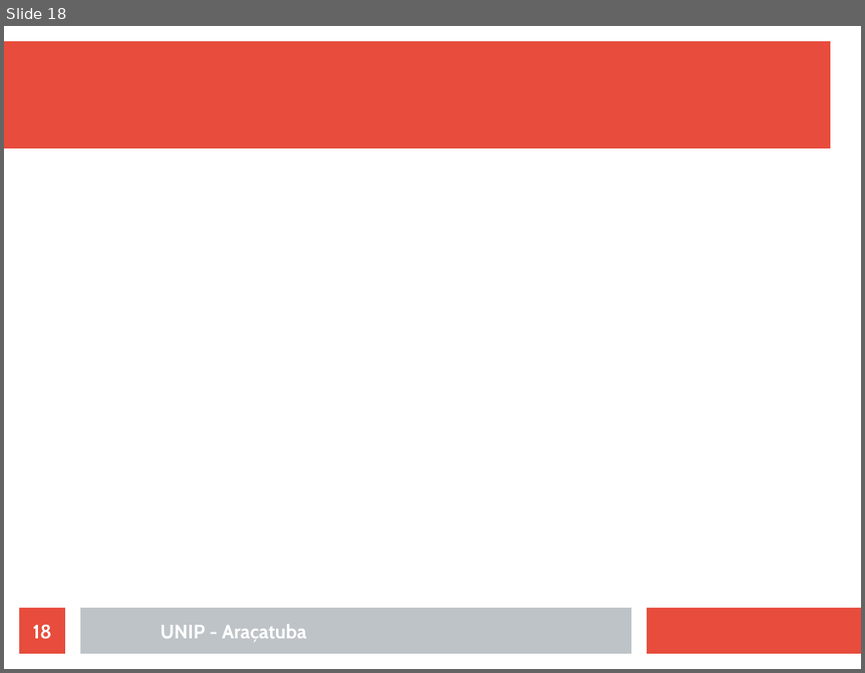
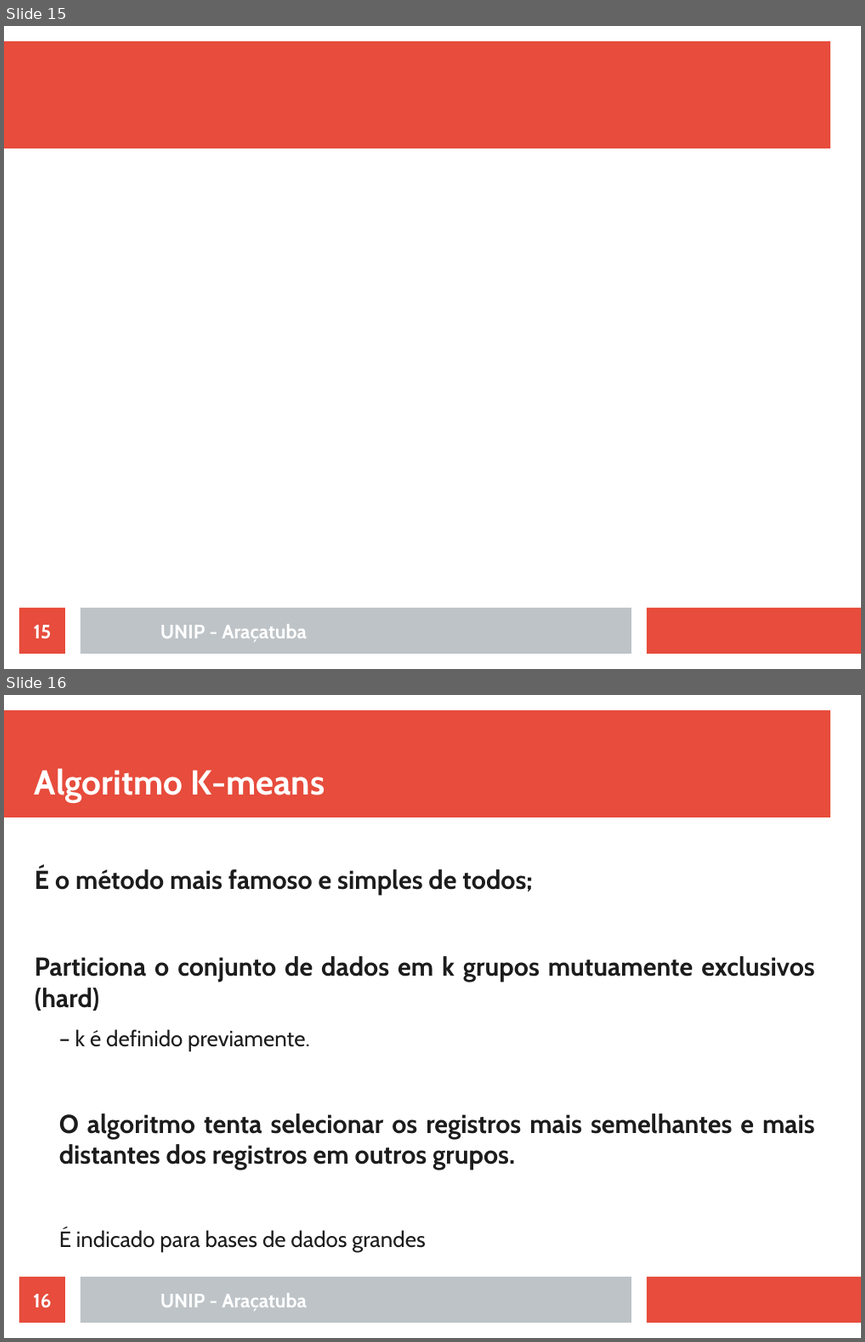
Before and after one commit to rafaelstojoao/pos-unip, a slide deck: [2020][modulo][Machine_Learning]/[aula]02[Agrupamento].odp. Shown one above the other, each under a label of ours: slide 18 before the commit, slides 15 and 16 after it. The pictures are 865x673 and 865x1342 pixels, drawn with LibreOffice and Linux fonts; fonts in the diff are those of the drawing. Boxes give left, top, right and bottom in pixels: in the first picture for what was removed or moved away, otherwise in the second. Text is boxed around its words. In the diff, an @@ line names an element or a change of style, - is before the commit and + after.

```diff
--- a/[2020][modulo][Machine_Learning]/[aula]02[Agrupamento].odp
+++ b/[2020][modulo][Machine_Learning]/[aula]02[Agrupamento].odp
@@ slide 16 added at (4, 695, 861, 1338), background #FFFFFF; not listed: 3 template elements that a slide beside it also shows @@
@@ title added at (35, 768, 324, 803), 32 pt, text #FFFFFF, bold @@
+Algoritmo K-means
@@ text added at (35, 867, 815, 1252), 24.1 pt, text #1C1C1C, bold @@
+É o método mais famoso e simples de todos;
+Particiona o conjunto de dados em k grupos mutuamente exclusivos (hard)
+  – k é definido previamente.
+O algoritmo tenta selecionar os registros mais semelhantes e mais distantes dos registros em outros grupos.
+  É indicado para bases de dados grandes
@@ page number added at (19, 1276, 65, 1322), fill #E74C3C, 18 pt, text #FFFFFF, bold @@
+16
@@ text added at (160, 1293, 307, 1310), 18 pt, text #FFFFFF, bold @@
+UNIP - Araçatuba
@@ what was slide 18 is now slide 15 @@
@@ page number at (34, 624, 52, 639): text changed @@
-18
+15
```
Also in this commit, not shown: 10 other slides added, 1 other file.
